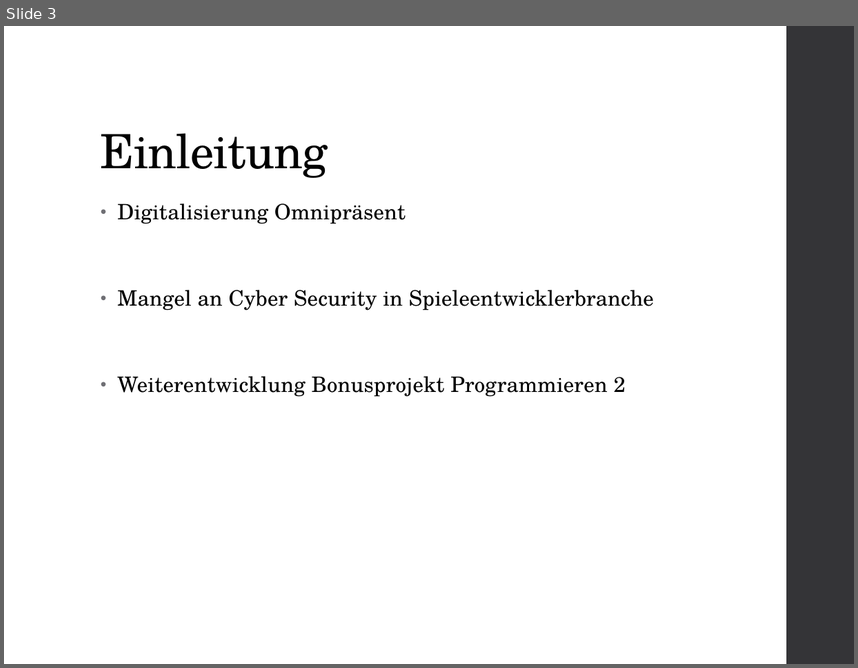
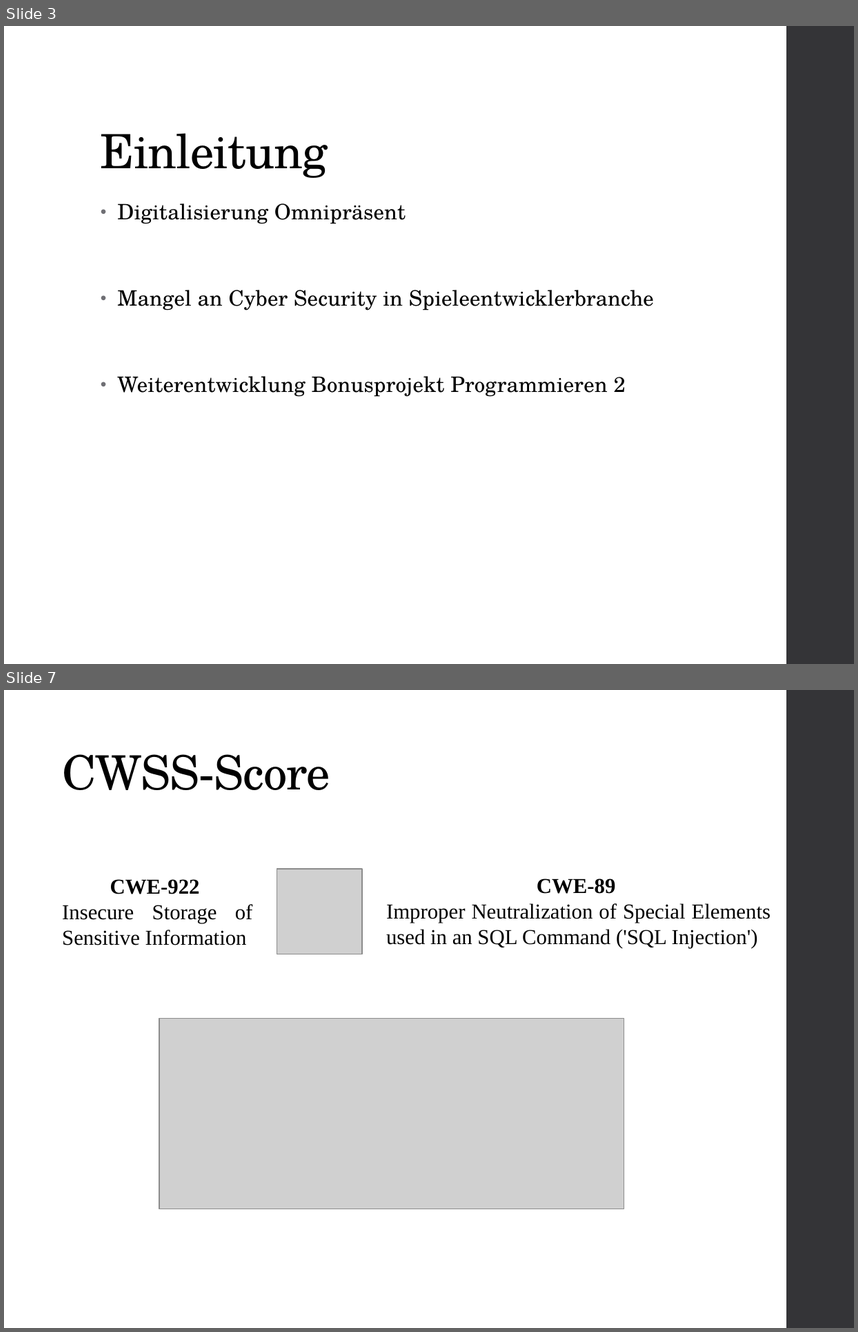
Before and after one commit to hagengruber/chess_server_strong, a slide deck: Chess Server.pptx. Shown one above the other, each under a label of ours: slide 3 before the commit, slides 3 and 7 after it; the slides between them are not shown. The pictures are 858x668 and 858x1332 pixels, drawn with LibreOffice and Linux fonts; fonts in the diff are those of the drawing; grey boxes stand for pictures. Boxes give left, top, right and bottom in pixels: in the first picture for what was removed or moved away, otherwise in the second. Text is boxed around its words. In the diff, an @@ line names an element or a change of style, - is before the commit and + after.

```diff
--- a/Chess Server.pptx
+++ b/Chess Server.pptx
@@ slide 7 added at [4, 690, 854, 1328], background #FFFFFF; not listed: 1 template element that a slide beside it also shows @@
@@ title added at [62, 754, 330, 790], 40 pt, text #000000 @@
+CWSS-Score
@@ picture added at [277, 869, 362, 954] @@
@@ text added at [62, 879, 253, 945], 18 pt, text #000000 @@
+CWE-922
+Insecure Storage of Sensitive Information
@@ text added at [386, 878, 771, 948], 18 pt, text #000000 @@
+CWE-89
+Improper Neutralization of Special Elements used in an SQL Command ('SQL Injection')
@@ picture added at [159, 1018, 624, 1209] @@
```
Also in this commit, not shown: 5 other slides added, 4 slides removed.
